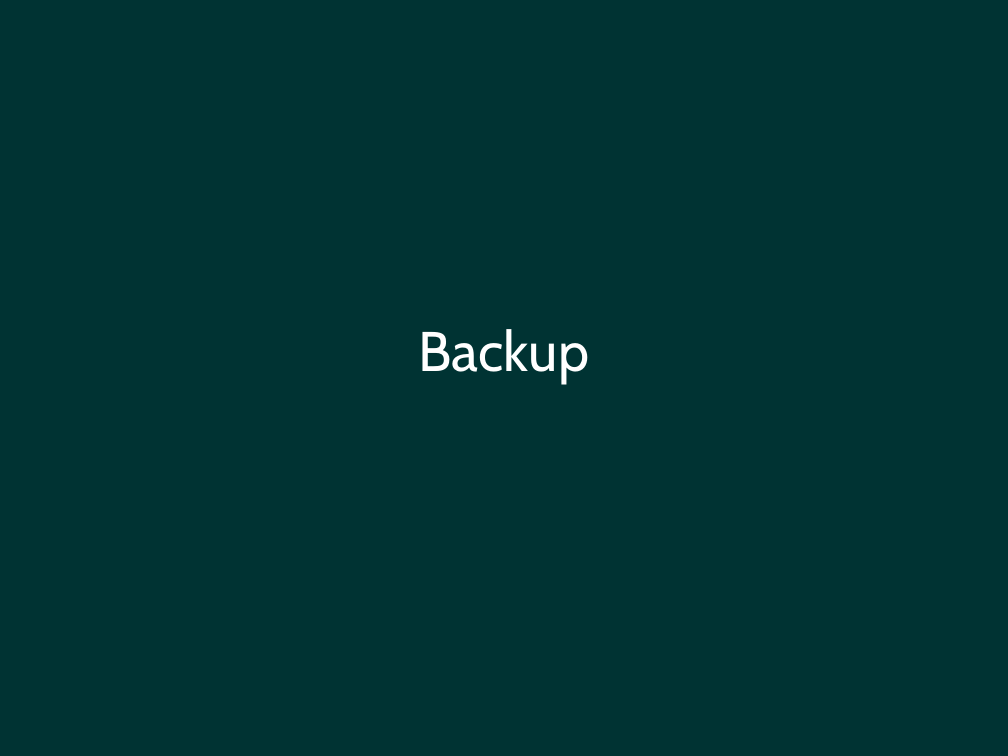
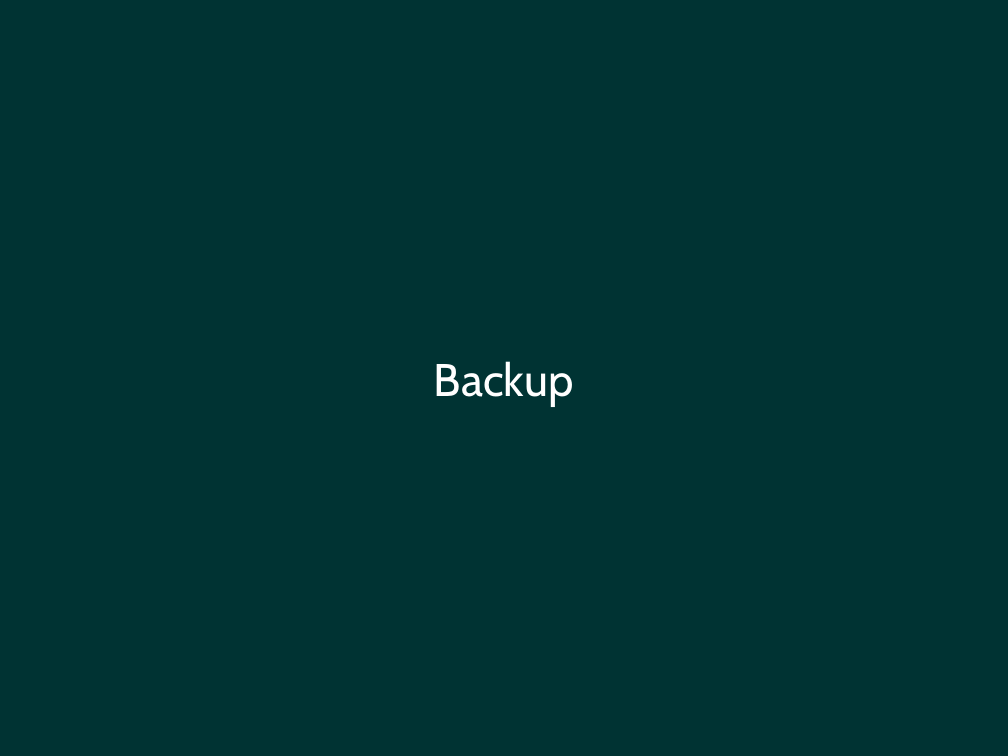
Before and after one commit to simonecid/MetropolisODP, a slide deck: slide 5 of Demo.odp (slide 4 before the commit). Drawn at 1008x756 pixels with LibreOffice and Linux fonts; fonts in the diff are those of the drawing. Boxes give left, top, right and bottom in pixels: in the first picture for what was removed or moved away, otherwise in the second. Text is boxed around its words. In the diff, an @@ line names an element or a change of style, - is before the commit and + after.

```diff
--- a/Demo.odp
+++ b/Demo.odp
@@ title "Backup": place and size @@
-title "Backup" at box(418, 329, 589, 383)
+title "Backup" at box(434, 361, 574, 407)
@@ title "Backup" at box(434, 361, 574, 407): size 44 to 36 pt @@
```
Also in this commit, not shown: 4 other slides changed, 1 slide added, 2 other files.
